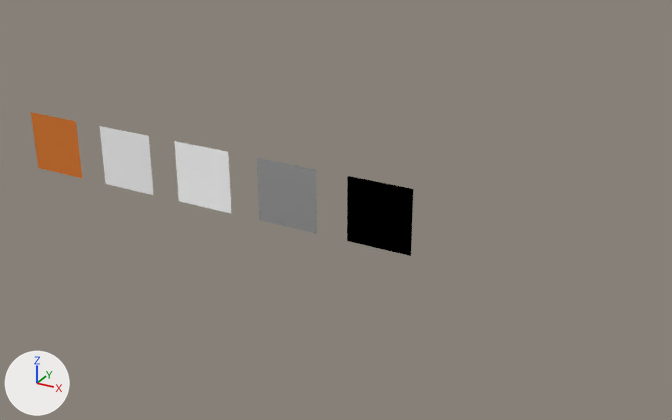
The glTF model tests/importer/fixtures/material_workflows.glb as it was, and as the next commit left it.
One viewpoint serves both versions: a camera (50 mm lens) standing at (22.32, -21.25, 10.51) and looking at (10.34, 0.54, -0.38). Lighting does not change. The marker at lower left points along +X, +Y and +Z. The older version comes first.

Objects in the first picture: 'mr_default', 'nopbr', 'specgloss', 'specgloss_metal', 'unlit'.
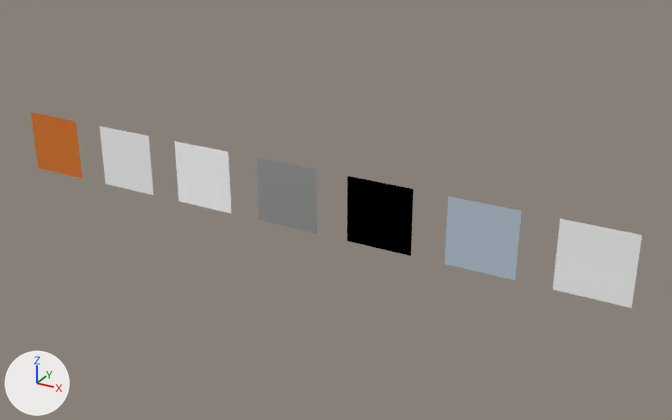
Location of each change, (x1, y1, x2, y2) in pixels of the pictures (672 x 420 px):
'ior_glass', added
    after: (553, 219, 642, 308)
'spec_ext', added (pale blue)
    after: (445, 196, 521, 280)

Edits to the bpy script that builds the scene:
```text
Add mat_ior_glass:
    mat_ior_glass = principled_material('ior_glass')
    mat_ior_glass.base_color = (1.0, 1.0, 1.0)  # white #ffffff
    mat_ior_glass.roughness = 0.1
Add mat_spec_ext:
    mat_spec_ext = principled_material('spec_ext')
    mat_spec_ext.base_color = (0.5, 0.6, 0.7)  # pale blue #bccbda
    mat_spec_ext.roughness = 0.3
Add me_ior_glass:
    me_ior_glass.from_pydata([(-1.0, 0.0, -1.0), (1.0, 0.0, -1.0), (1.0, 0.0, 1.0), (-1.0, 0.0, 1.0)], [], [(0, 1, 2), (0, 2, 3)])
    me_ior_glass.materials.append(mat_ior_glass)  # white #ffffff
Add me_spec_ext:
    me_spec_ext.from_pydata([(-1.0, 0.0, -1.0), (1.0, 0.0, -1.0), (1.0, 0.0, 1.0), (-1.0, 0.0, 1.0)], [], [(0, 1, 2), (0, 2, 3)])
    me_spec_ext.materials.append(mat_spec_ext)  # pale blue #bccbda
Add ob_ior_glass:
    ob_ior_glass = bpy.data.objects.new('ior_glass', me_ior_glass)
    ob_ior_glass.location = (18.0, 0.0, 0.0)
Add ob_spec_ext:
    ob_spec_ext = bpy.data.objects.new('spec_ext', me_spec_ext)
    ob_spec_ext.location = (15.0, 0.0, 0.0)
```
